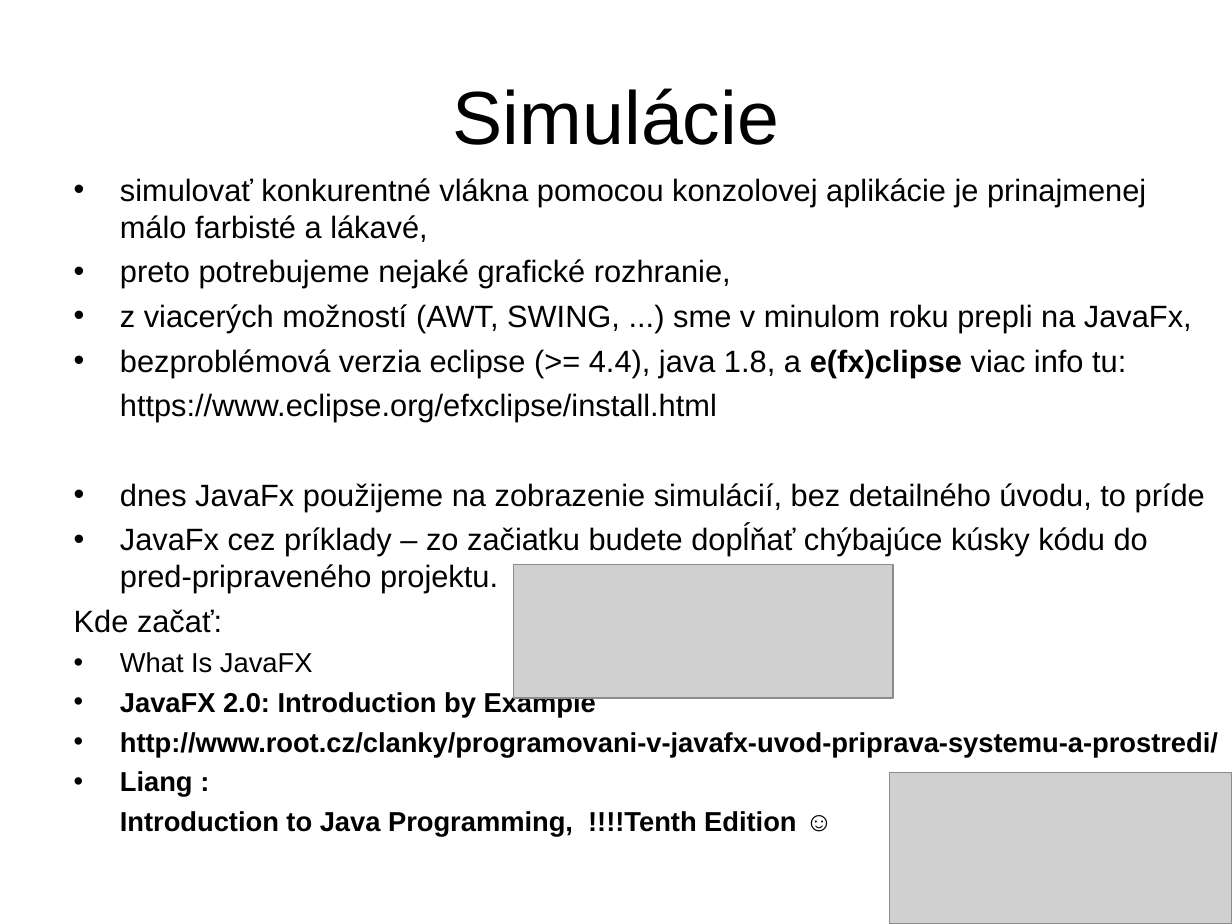
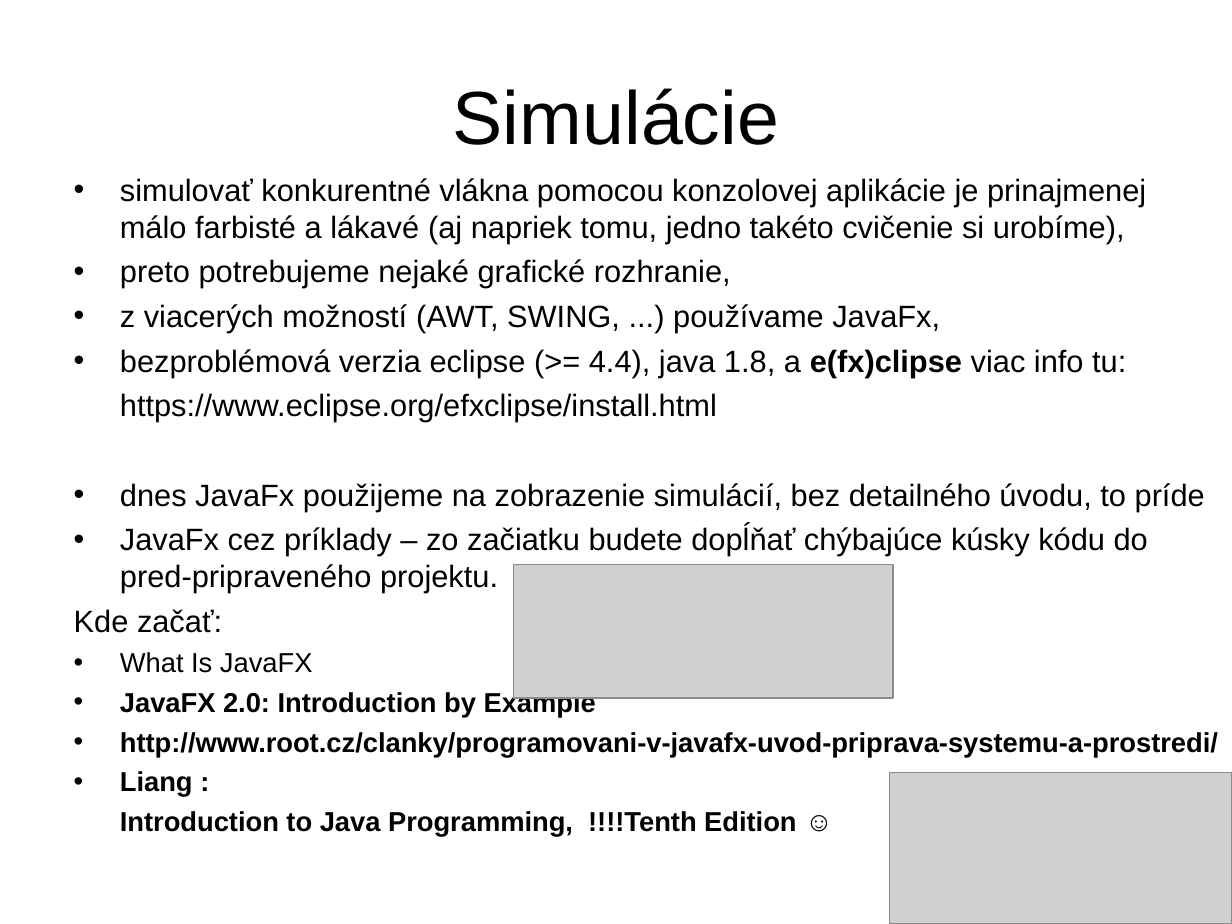
Before and after one commit to Programovanie4/Prednasky, a slide deck: slide 9 of 08/08_java.ppt. Drawn at 1232x924 pixels with LibreOffice and Linux fonts; fonts in the diff are those of the drawing; grey boxes stand for pictures. Boxes give left, top, right and bottom in pixels: in the first picture for what was removed or moved away, otherwise in the second. Text is boxed around its words. In the diff, an @@ line names an element or a change of style, - is before the commit and + after.

```diff
--- a/08/08_java.ppt
+++ b/08/08_java.ppt
@@ text at bbox=[120, 178, 1146, 243]: text changed @@
-• simulovať konkurentné vlákna pomocou konzolovej aplikácie je prinajmenej málo farbisté a lákavé,
+• simulovať konkurentné vlákna pomocou konzolovej aplikácie je prinajmenej málo farbisté a lákavé (aj napriek tomu, jedno takéto cvičenie si urobíme),
@@ text at bbox=[120, 304, 940, 333]: text changed @@
-• z viacerých možností (AWT, SWING, ...) sme v minulom roku prepli na JavaFx,
+• z viacerých možností (AWT, SWING, ...) používame JavaFx,
```
Also in this commit, not shown: 3 other slides changed, 1 other file.
